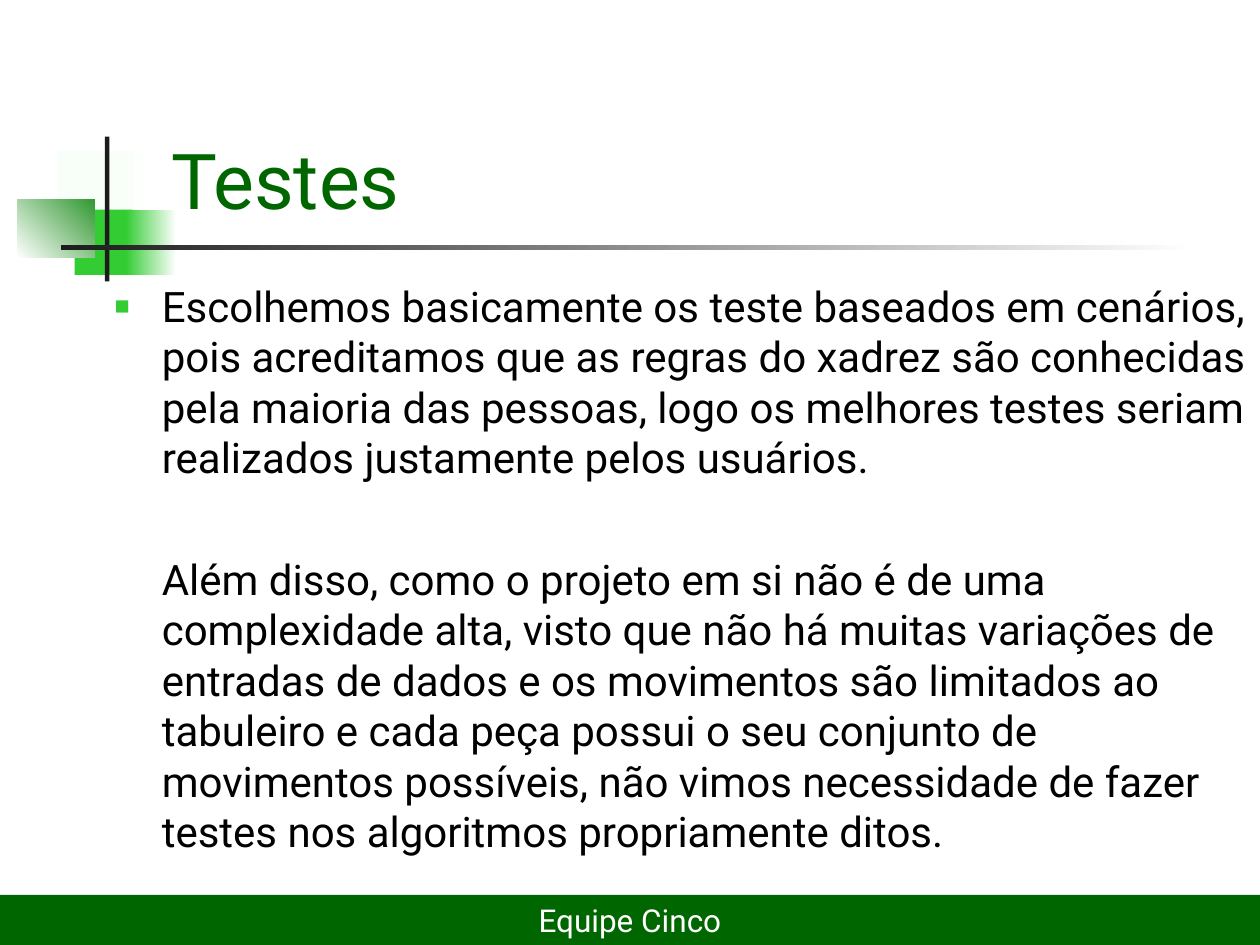
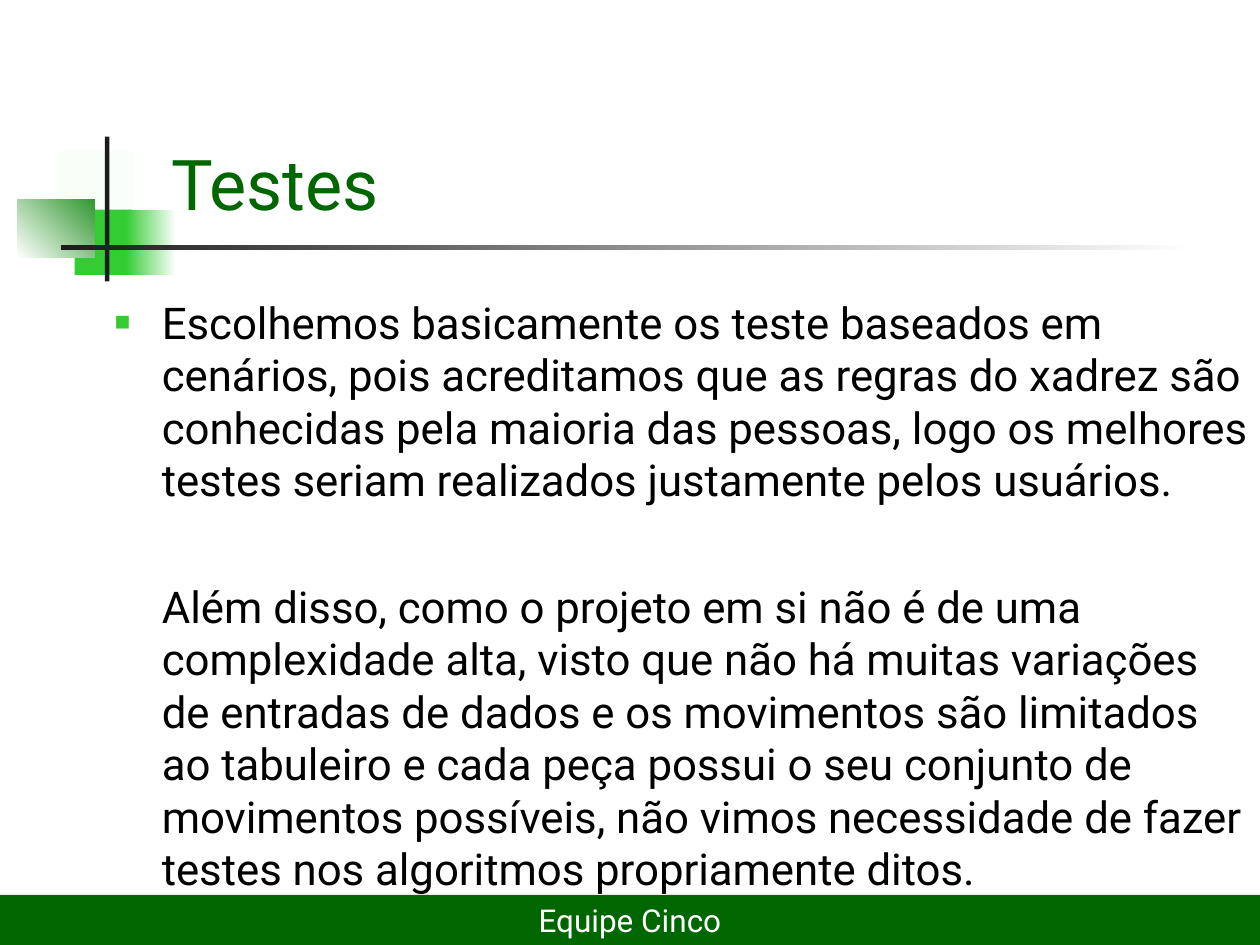
Before and after one commit to lDarthKill/xadrez-es2-compuff, a slide deck: slide 15 of Documentos/Projeto Xadrez2seminário.ppt (slide 14 before the commit). Drawn at 1260x945 pixels with LibreOffice and Linux fonts; fonts in the diff are those of the drawing. Boxes give left, top, right and bottom in pixels: in the first picture for what was removed or moved away, otherwise in the second. Text is boxed around its words. In the diff, an @@ line names an element or a change of style, - is before the commit and + after.

```diff
--- a/Documentos/Projeto Xadrez2seminário.ppt
+++ b/Documentos/Projeto Xadrez2seminário.ppt
@@ title "Testes" at bbox=[171, 160, 379, 211]: size 44 to 40 pt @@
@@ text "Escolhemos basicamente os teste baseados ...": place and size @@
-text "Escolhemos basicamente os teste baseados ..." at bbox=[162, 290, 1245, 856]
+text "Escolhemos basicamente os teste baseados ..." at bbox=[162, 306, 1247, 897]
@@ text "Escolhemos basicamente os teste baseados ..." at bbox=[162, 306, 1247, 897]: size 24 to 25 pt @@
```
Also in this commit, not shown: 13 other slides changed, 2 slides added.
